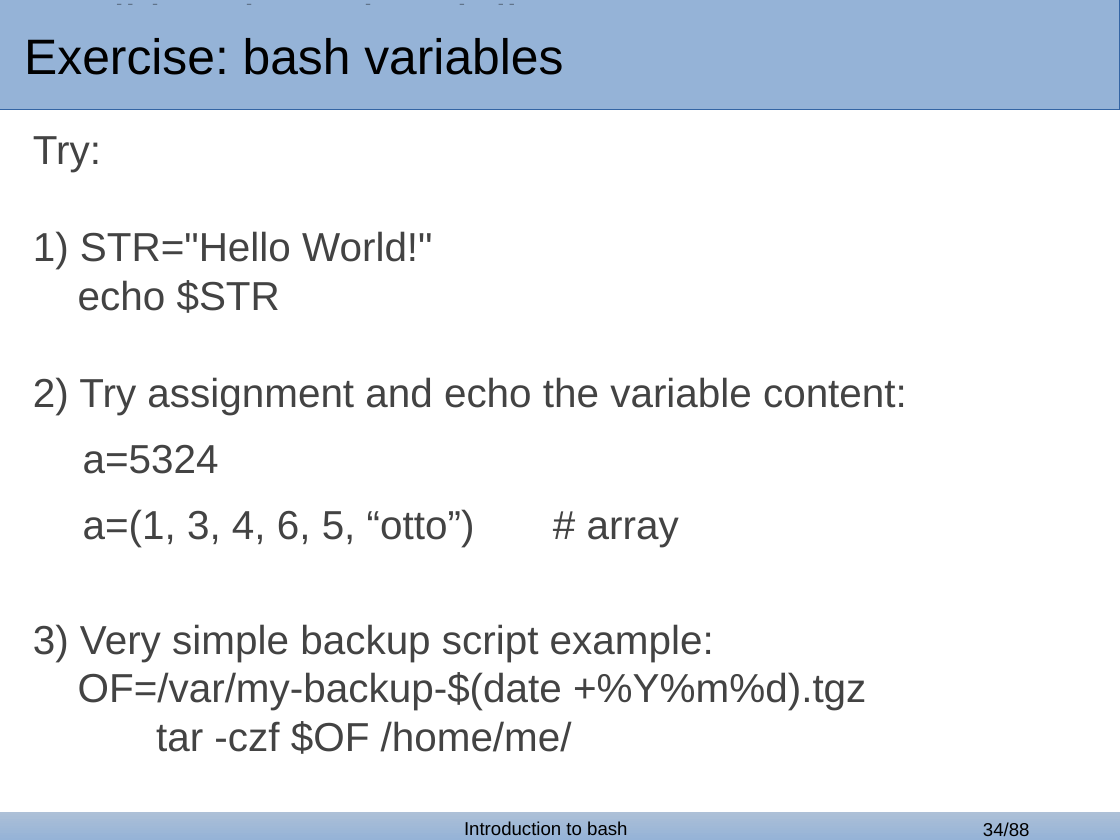
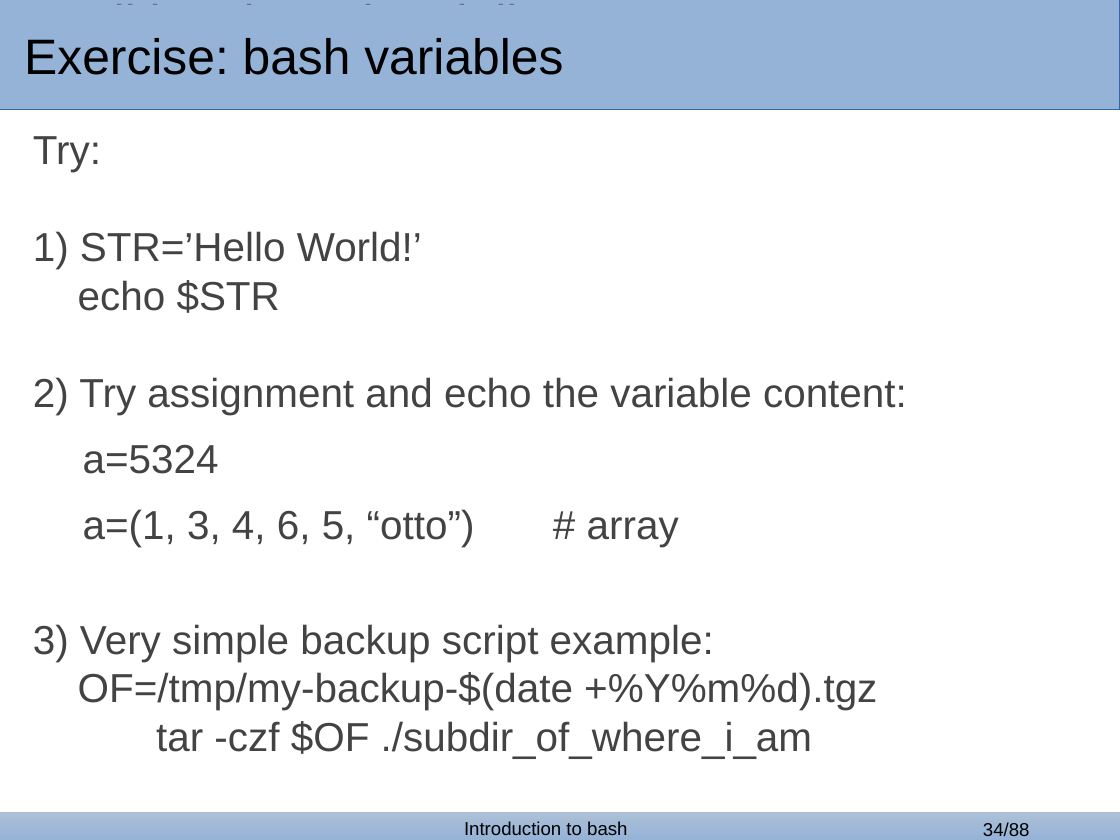
Before and after one commit to GozDavid/bash_lectures, a slide deck: slide 34 of bash_2.odp. Drawn at 1120x840 pixels with LibreOffice and Linux fonts; fonts in the diff are those of the drawing; background and template pictures are left out. Boxes give left, top, right and bottom in pixels: in the first picture for what was removed or moved away, otherwise in the second. Text is boxed around its words. In the diff, an @@ line names an element or a change of style, - is before the commit and + after.

```diff
--- a/bash_2.odp
+++ b/bash_2.odp
@@ text at (33,231,422,269): text changed @@
-1) STR="Hello World!"
+1) STR=’Hello World!’
@@ text at (78,672,877,758): text changed @@
-OF=/var/my-backup-$(date +%Y%m%d).tgz
-tar -czf $OF /home/me/
+OF=/tmp/my-backup-$(date +%Y%m%d).tgz
+tar -czf $OF ./subdir_of_where_i_am
```
Also in this commit, not shown: 22 other slides changed, 2 other files.
